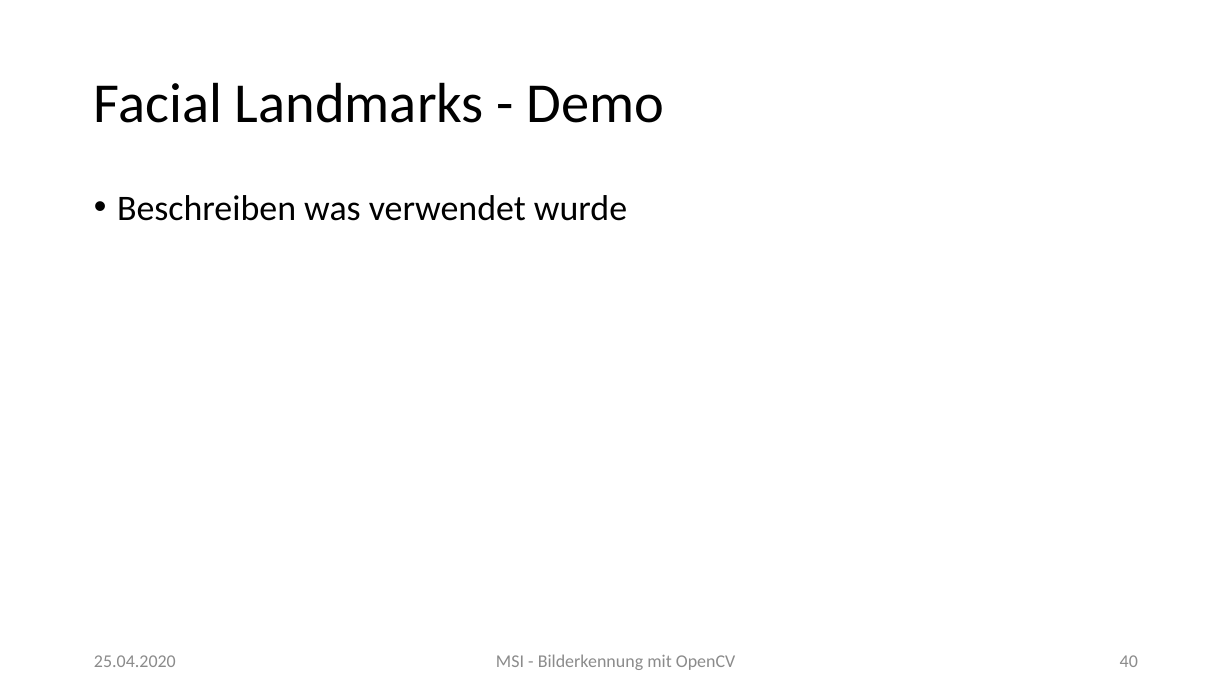
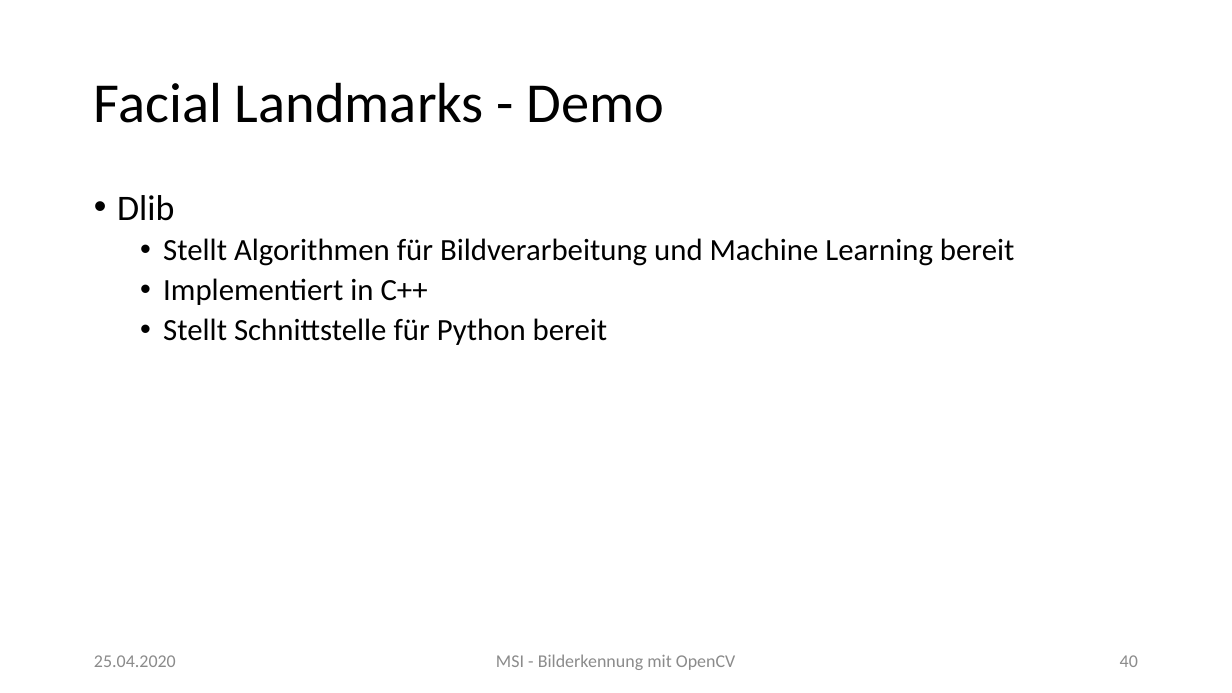
Before and after one commit to MarkusClln/MSI, a slide deck: slide 40 of Bilderkennung mit OpenCV.pptx. Drawn at 1232x693 pixels with LibreOffice and Linux fonts; fonts in the diff are those of the drawing. Boxes give left, top, right and bottom in pixels: in the first picture for what was removed or moved away, otherwise in the second. Text is boxed around its words. In the diff, an @@ line names an element or a change of style, - is before the commit and + after.

```diff
--- a/Bilderkennung mit OpenCV.pptx
+++ b/Bilderkennung mit OpenCV.pptx
@@ text at (x1=117, y1=195, x2=1014, y2=345): text changed; size 28 to 24 pt @@
-• Beschreiben was verwendet wurde
+• Dlib
+  • Stellt Algorithmen für Bildverarbeitung und Machine Learning bereit
+  • Implementiert in C++
+  • Stellt Schnittstelle für Python bereit
```
Also in this commit, not shown: 6 other slides changed, 2 slides removed, 7 other files.
